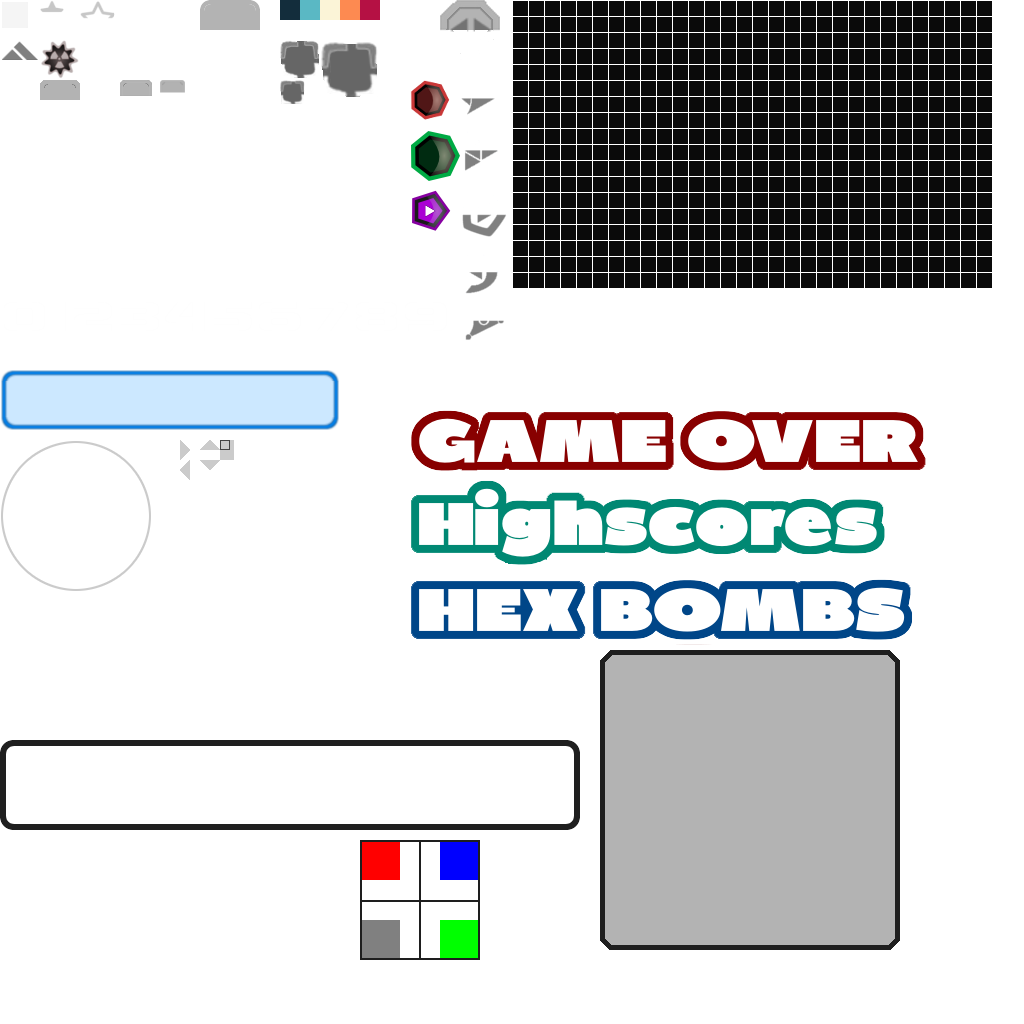
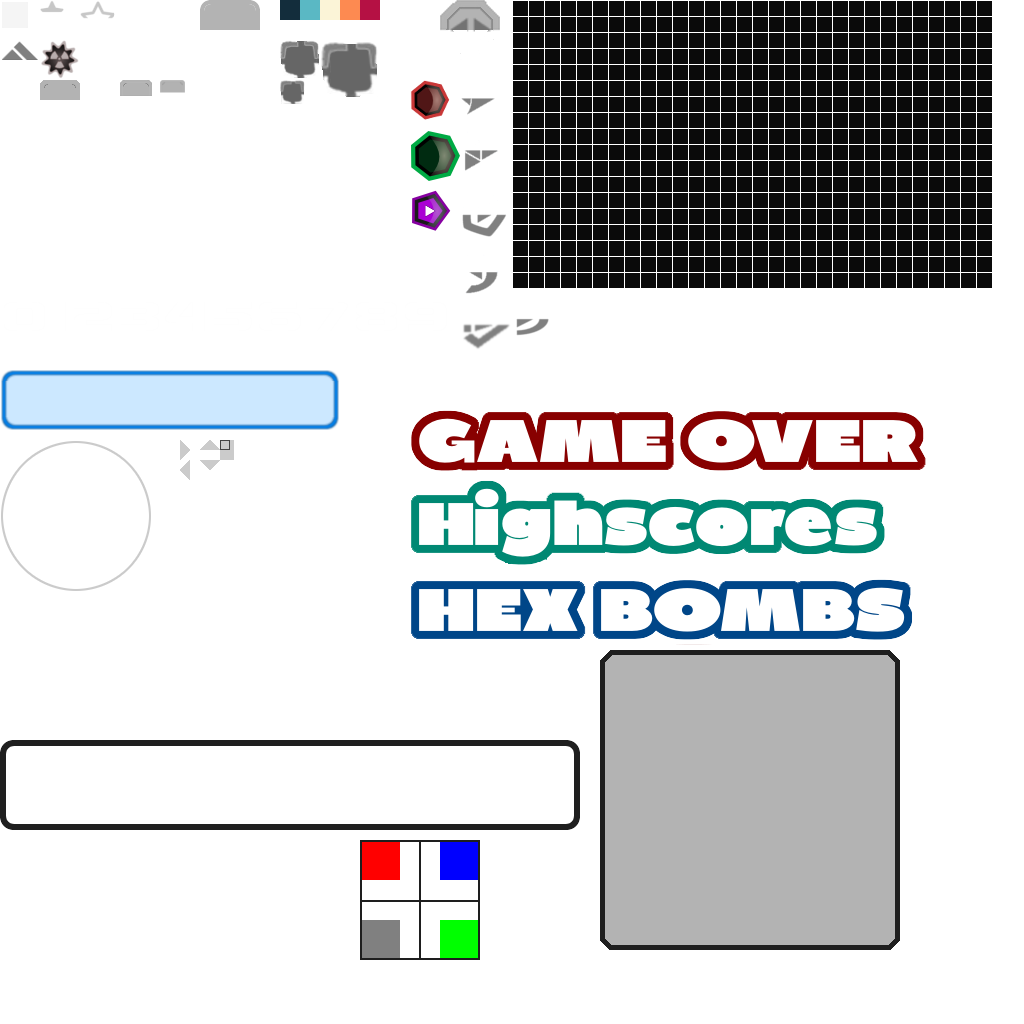
Layered file, before and after one edit (1024×1024). Changes by layer:
added layer "Eingefügte Ebene" above "Ebene #9" over <box>516,318,549,336</box>
painted on "Ebene #10" over <box>465,320,505,341</box>
added layer "Ebene #18" above "Ebene #13" over <box>462,320,510,350</box>
